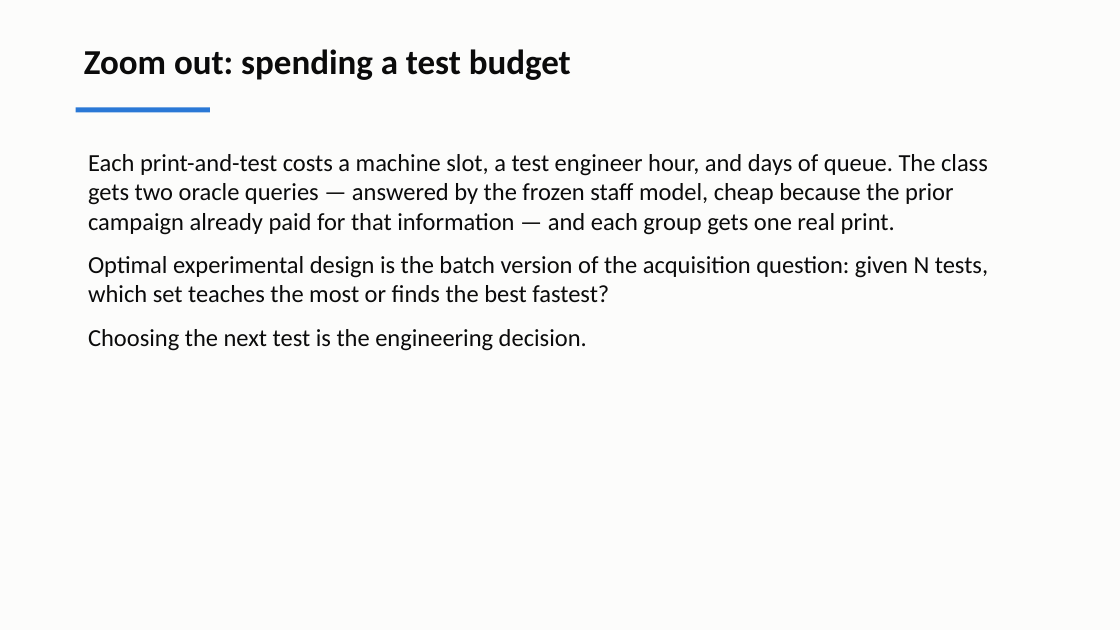
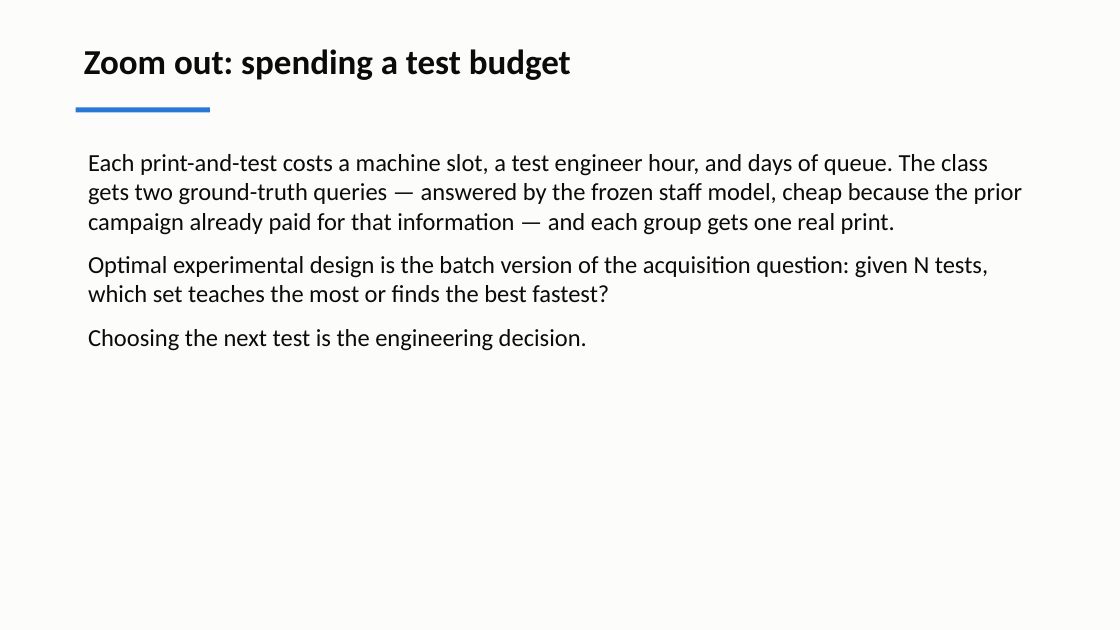
Before and after one commit to andrewvoss8-boop/core-me-data-science-activities-public, a slide deck: slide 17 of me323/Module1_drafts/ME323_Module1_Lecture2.pptx. Drawn at 1120x630 pixels with LibreOffice and Linux fonts; fonts in the diff are those of the drawing. Boxes give left, top, right and bottom in pixels: in the first picture for what was removed or moved away, otherwise in the second. Text is boxed around its words. In the diff, an @@ line names an element or a change of style, - is before the commit and + after.

```diff
--- a/me323/Module1_drafts/ME323_Module1_Lecture2.pptx
+++ b/me323/Module1_drafts/ME323_Module1_Lecture2.pptx
@@ text at (88,154,1022,235): text changed @@
-Each print-and-test costs a machine slot, a test engineer hour, and days of queue. The class gets two oracle queries — answered by the frozen staff model, cheap because the prior campaign already paid for that information — and each group gets one real print.
+Each print-and-test costs a machine slot, a test engineer hour, and days of queue. The class gets two ground-truth queries — answered by the frozen staff model, cheap because the prior campaign already paid for that information — and each group gets one real print.
```
Also in this commit, not shown: 3 other slides changed, 20 other files.
